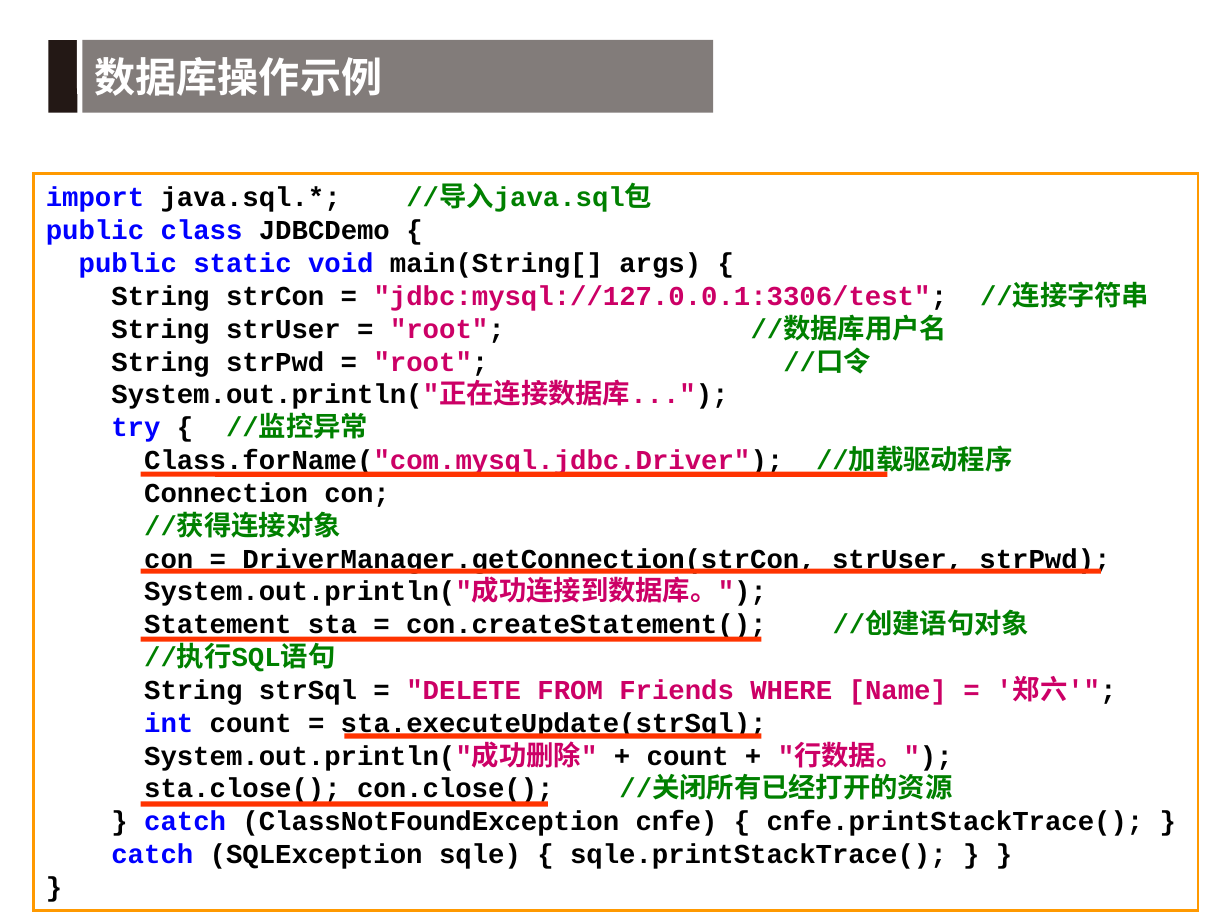
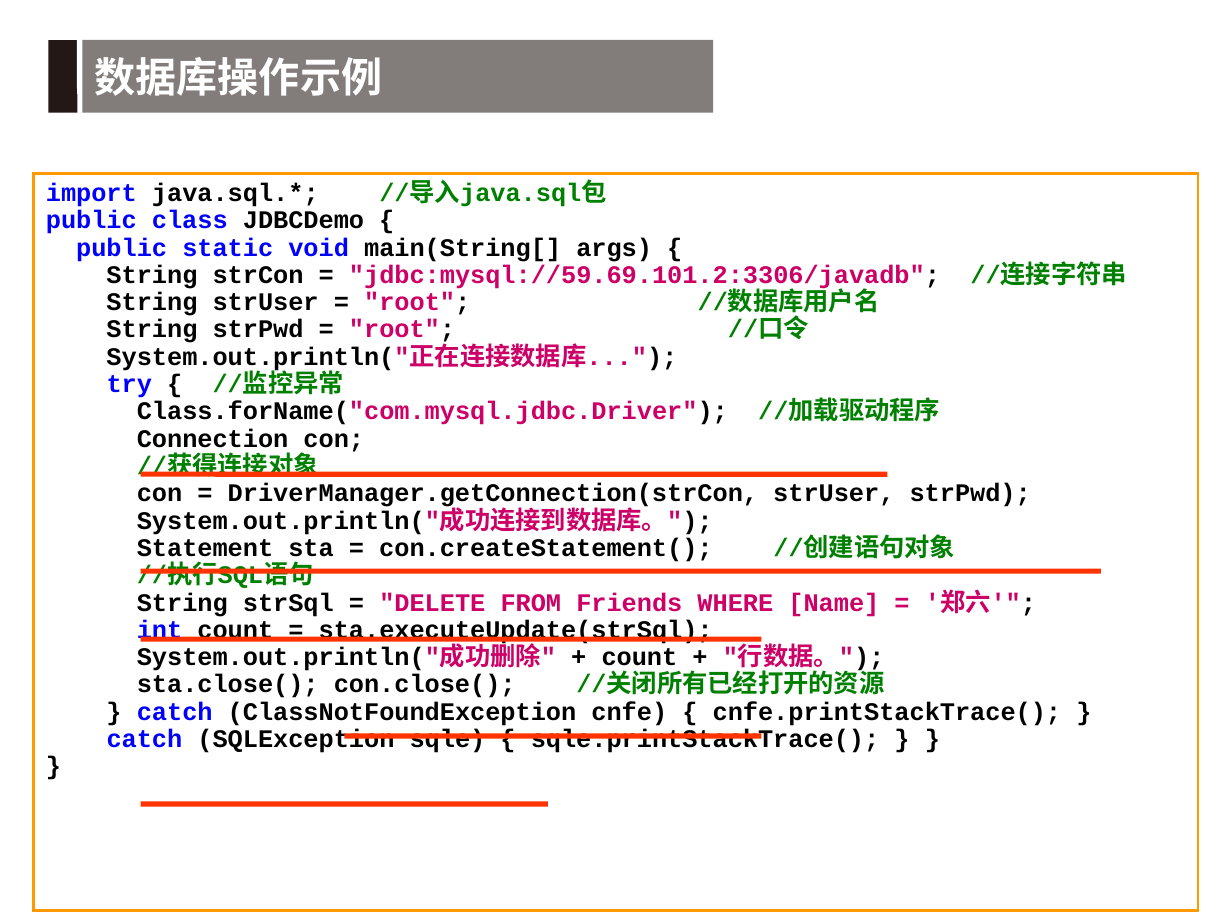
Before and after one commit to WillAlso/Multithreaded-programming, a slide deck: slide 4 of ppt/exp5.ppt. Drawn at 1232x924 pixels with LibreOffice and Linux fonts; fonts in the diff are those of the drawing; background and template pictures are left out. Boxes give left, top, right and bottom in pixels: in the first picture for what was removed or moved away, otherwise in the second. Text is boxed around its words. In the diff, an @@ line names an element or a change of style, - is before the commit and + after.

```diff
--- a/ppt/exp5.ppt
+++ b/ppt/exp5.ppt
@@ text in rectangle at (46,182,1062,753): size 16 to 14.8 pt; line spacing 1 to 0.9 @@
@@ text in rectangle at (106,264,1127,291): text changed; size 16 to 14.8 pt @@
-String strCon = "jdbc:mysql://127.0.0.1:3306/test"; //连接字符串
+String strCon = "jdbc:mysql://59.69.101.2:3306/javadb"; //连接字符串
```
Also in this commit, not shown: 1 other slide changed, 12 other files.
